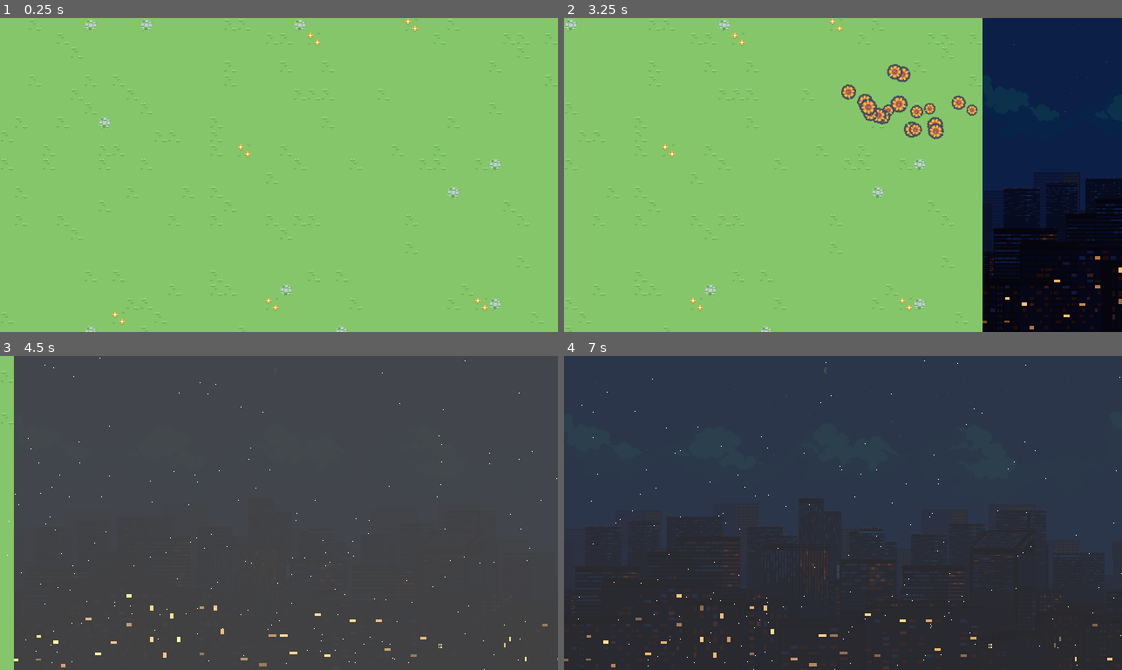
Above: before the commit, frames 1-4 (two rows, left to right).
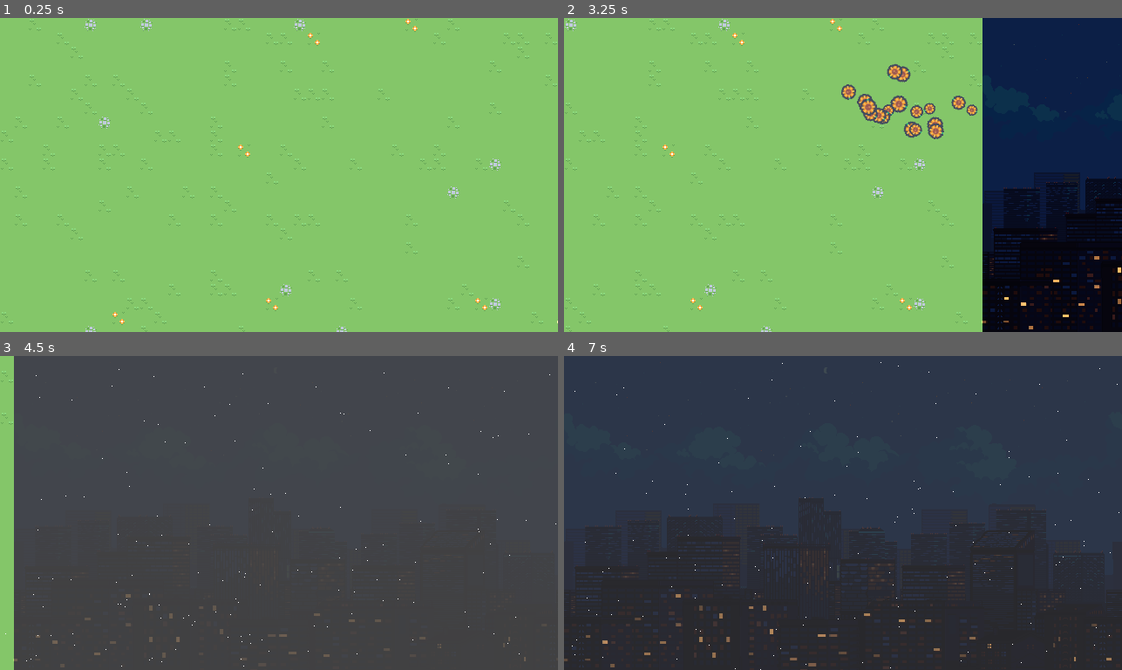
Above: after the commit, the same moments.

Repository: Darkx32/SenseAmbient
Game: Godot game, scene res://scenes/main.tscn
The game is run twice, just before and just after one commit, with the same random seed, the same clock (stepped at 60 frames per second) and the same inputs. Sound files missing from this copy of the repository are replaced by a short silence.
Inputs (mouse positions are in pixels of both pictures, inside the frame that each line leads up to):
- Up to frame 1 (0.25 s): no input
- Up to frame 2 (3.25 s): tap Enter at 0.5 s; move the mouse to (965, 159) at 0.52 s; click (965, 159) at 0.67 s; drag from (731, 190) to (815, 237) at 1.27 s; move the mouse to (898, 105) at 2.02 s; click (898, 105) at 2.17 s; drag from (815, 237) to (675, 127) at 2.77 s
- Up to frame 3 (4.5 s): move the mouse to (446, 560) at 3.52 s; click (446, 560) at 3.67 s; drag from (111, 465) to (195, 434) at 4.27 s
- Up to frame 4 (7 s): move the mouse to (870, 513) at 5.02 s; click (870, 513) at 5.17 s; drag from (759, 434) to (731, 528) at 5.77 s; move the mouse to (965, 497) at 6.52 s; click (965, 497) at 6.67 s

The runs differ from the first frame. In frame 1, less than 0.1% of the frame differs, in the area x 99-100%, y 96-98%; in frame 2, less than 0.1%; in frame 3, 0.5%; in frame 4, 0.5%, in the area x 0-100%, y 1-100%.

Commit message:
fix: background sad screen is unproporcional

Diff:
--- a/scenes/sadScreen.tscn
+++ b/scenes/sadScreen.tscn
@@ -14,9 +14,8 @@
 
 [sub_resource type="ParticleProcessMaterial" id="ParticleProcessMaterial_uwc6k"]
 particle_flag_disable_z = true
-emission_shape_scale = Vector3(1, 220, 1)
 emission_shape = 3
-emission_box_extents = Vector3(360, 1, 1)
+emission_box_extents = Vector3(780, 360, 1)
 direction = Vector3(0.1, 1, 0)
 spread = 5.0
 initial_velocity_min = 300.0
@@ -24,187 +23,193 @@
 gravity = Vector3(0, 0, 0)
 
 [node name="sadScreen" type="Control" unique_id=890553158]
-custom_minimum_size = Vector2(1152, 648)
 layout_mode = 3
-anchors_preset = 0
-offset_right = 1152.0
-offset_bottom = 648.0
+anchors_preset = 15
+anchor_right = 1.0
+anchor_bottom = 1.0
+grow_horizontal = 2
+grow_vertical = 2
 script = ExtResource("1_hoff4")
 
 [node name="Background" type="TextureRect" parent="." unique_id=202964348]
-modulate = Color(0.38549265, 0.38549244, 0.38549256, 1)
+self_modulate = Color(0.38431373, 0.38431373, 0.38431373, 1)
 material = SubResource("ShaderMaterial_ptwqs")
-layout_mode = 0
-offset_right = 640.0
-offset_bottom = 360.0
+propagate_maximum_size = true
+layout_mode = 1
+anchors_preset = 15
+anchor_right = 1.0
+anchor_bottom = 1.0
+grow_horizontal = 2
+grow_vertical = 2
 texture = SubResource("CanvasTexture_ljs3r")
 expand_mode = 1
 
-[node name="Lights" type="Node2D" parent="." unique_id=371084519]
-
-[node name="Light" parent="Lights" unique_id=396407800 instance=ExtResource("3_i6468")]
+[node name="Lights" type="Node2D" parent="Background" unique_id=371084519]
+position = Vector2(-1, 0)
+
+[node name="Light" parent="Background/Lights" unique_id=396407800 instance=ExtResource("3_i6468")]
 position = Vector2(215.58594, 288.50003)
 scale = Vector2(0.07543928, 0.046873692)
 
-[node name="Light2" parent="Lights" unique_id=681895467 instance=ExtResource("3_i6468")]
+[node name="Light2" parent="Background/Lights" unique_id=681895467 instance=ExtResource("3_i6468")]
 position = Vector2(230.79297, 289.25003)
 scale = Vector2(0.06896974, 0.08593629)
 
-[node name="Light3" parent="Lights" unique_id=586801392 instance=ExtResource("3_i6468")]
+[node name="Light3" parent="Background/Lights" unique_id=586801392 instance=ExtResource("3_i6468")]
 position = Vector2(239, 316)
 scale = Vector2(0.06896974, 0.08593629)
 
-[node name="Light4" parent="Lights" unique_id=1527326418 instance=ExtResource("3_i6468")]
+[node name="Light4" parent="Background/Lights" unique_id=1527326418 instance=ExtResource("3_i6468")]
 position = Vector2(215.5, 341.62503)
 scale = Vector2(0.07812468, 0.042968147)
 
-[node name="Light5" parent="Lights" unique_id=1084109561 instance=ExtResource("3_i6468")]
+[node name="Light5" parent="Background/Lights" unique_id=1084109561 instance=ExtResource("3_i6468")]
 position = Vector2(264, 347.3125)
 scale = Vector2(0.12499994, 0.05273393)
 
-[node name="Light6" parent="Lights" unique_id=471435421 instance=ExtResource("3_i6468")]
+[node name="Light6" parent="Background/Lights" unique_id=471435421 instance=ExtResource("3_i6468")]
 position = Vector2(285.5, 354)
 scale = Vector2(0.1406254, 0.05273393)
 
-[node name="Light7" parent="Lights" unique_id=2093278368 instance=ExtResource("3_i6468")]
+[node name="Light7" parent="Background/Lights" unique_id=2093278368 instance=ExtResource("3_i6468")]
 position = Vector2(296.5, 320.5)
 scale = Vector2(0.14062503, 0.04687488)
 
-[node name="Light8" parent="Lights" unique_id=823792770 instance=ExtResource("3_i6468")]
+[node name="Light8" parent="Background/Lights" unique_id=823792770 instance=ExtResource("3_i6468")]
 position = Vector2(310, 320.5)
 scale = Vector2(0.14062503, 0.046874903)
 
-[node name="Light9" parent="Lights" unique_id=1815966579 instance=ExtResource("3_i6468")]
+[node name="Light9" parent="Background/Lights" unique_id=1815966579 instance=ExtResource("3_i6468")]
 position = Vector2(321, 340.5)
 scale = Vector2(0.14062503, 0.046874512)
 
-[node name="Light10" parent="Lights" unique_id=388039280 instance=ExtResource("3_i6468")]
+[node name="Light10" parent="Background/Lights" unique_id=388039280 instance=ExtResource("3_i6468")]
 position = Vector2(359.5, 343.5)
 scale = Vector2(0.10937517, 0.04687425)
 
-[node name="Light11" parent="Lights" unique_id=938139927 instance=ExtResource("3_i6468")]
+[node name="Light11" parent="Background/Lights" unique_id=938139927 instance=ExtResource("3_i6468")]
 position = Vector2(349, 297)
 scale = Vector2(0.10937517, 0.04687425)
 
-[node name="Light12" parent="Lights" unique_id=435309758 instance=ExtResource("3_i6468")]
+[node name="Light12" parent="Background/Lights" unique_id=435309758 instance=ExtResource("3_i6468")]
 position = Vector2(389.00003, 304.00003)
 scale = Vector2(0.10937517, 0.04687425)
 
-[node name="Light13" parent="Lights" unique_id=1443125989 instance=ExtResource("3_i6468")]
+[node name="Light13" parent="Background/Lights" unique_id=1443125989 instance=ExtResource("3_i6468")]
 position = Vector2(419.00003, 304.00003)
 scale = Vector2(0.10937517, 0.04687425)
 
-[node name="Light14" parent="Lights" unique_id=2108778542 instance=ExtResource("3_i6468")]
+[node name="Light14" parent="Background/Lights" unique_id=2108778542 instance=ExtResource("3_i6468")]
 position = Vector2(429.00003, 337.00003)
 scale = Vector2(0.10937517, 0.04687425)
 
-[node name="Light15" parent="Lights" unique_id=80638528 instance=ExtResource("3_i6468")]
+[node name="Light15" parent="Background/Lights" unique_id=80638528 instance=ExtResource("3_i6468")]
 position = Vector2(459.00003, 344.00003)
 scale = Vector2(0.10937517, 0.04687425)
 
-[node name="Light16" parent="Lights" unique_id=1737054682 instance=ExtResource("3_i6468")]
+[node name="Light16" parent="Background/Lights" unique_id=1737054682 instance=ExtResource("3_i6468")]
 position = Vector2(470.00003, 324)
 scale = Vector2(0.10937517, 0.04687425)
 
-[node name="Light17" parent="Lights" unique_id=322565835 instance=ExtResource("3_i6468")]
+[node name="Light17" parent="Background/Lights" unique_id=322565835 instance=ExtResource("3_i6468")]
 position = Vector2(563.25, 331.75)
 scale = Vector2(0.023437656, 0.07031209)
 
-[node name="Light18" parent="Lights" unique_id=1473638124 instance=ExtResource("3_i6468")]
+[node name="Light18" parent="Background/Lights" unique_id=1473638124 instance=ExtResource("3_i6468")]
 position = Vector2(569, 324.625)
 scale = Vector2(0.031250026, 0.082031116)
 
-[node name="Light19" parent="Lights" unique_id=2115888077 instance=ExtResource("3_i6468")]
+[node name="Light19" parent="Background/Lights" unique_id=2115888077 instance=ExtResource("3_i6468")]
 position = Vector2(189.00002, 325)
 scale = Vector2(0.06896974, 0.08593629)
 
-[node name="Light20" parent="Lights" unique_id=1124091236 instance=ExtResource("3_i6468")]
+[node name="Light20" parent="Background/Lights" unique_id=1124091236 instance=ExtResource("3_i6468")]
 position = Vector2(181.00002, 298)
 scale = Vector2(0.06896974, 0.08593629)
 
-[node name="Light21" parent="Lights" unique_id=1439461863 instance=ExtResource("3_i6468")]
+[node name="Light21" parent="Background/Lights" unique_id=1439461863 instance=ExtResource("3_i6468")]
 position = Vector2(158.00002, 289)
 scale = Vector2(0.06896974, 0.08593629)
 
-[node name="Light22" parent="Lights" unique_id=1600893628 instance=ExtResource("3_i6468")]
+[node name="Light22" parent="Background/Lights" unique_id=1600893628 instance=ExtResource("3_i6468")]
 position = Vector2(158, 325)
 scale = Vector2(0.06896974, 0.08593629)
 
-[node name="Light23" parent="Lights" unique_id=1176563476 instance=ExtResource("3_i6468")]
+[node name="Light23" parent="Background/Lights" unique_id=1176563476 instance=ExtResource("3_i6468")]
 position = Vector2(173, 343)
 scale = Vector2(0.06896974, 0.08593629)
 
-[node name="Light24" parent="Lights" unique_id=1802690000 instance=ExtResource("3_i6468")]
+[node name="Light24" parent="Background/Lights" unique_id=1802690000 instance=ExtResource("3_i6468")]
 position = Vector2(131.89648, 308.12503)
 scale = Vector2(0.096984886, 0.058593404)
 
-[node name="Light25" parent="Lights" unique_id=121200597 instance=ExtResource("3_i6468")]
+[node name="Light25" parent="Background/Lights" unique_id=121200597 instance=ExtResource("3_i6468")]
 position = Vector2(132, 275.00003)
 scale = Vector2(0.096984886, 0.058593404)
 
-[node name="Light26" parent="Lights" unique_id=1550660945 instance=ExtResource("3_i6468")]
+[node name="Light26" parent="Background/Lights" unique_id=1550660945 instance=ExtResource("3_i6468")]
 position = Vector2(114.44824, 328.56253)
 scale = Vector2(0.11099243, 0.044921372)
 
-[node name="Light27" parent="Lights" unique_id=221491388 instance=ExtResource("3_i6468")]
+[node name="Light27" parent="Background/Lights" unique_id=221491388 instance=ExtResource("3_i6468")]
 position = Vector2(96.72412, 341.5)
 scale = Vector2(0.102371216, 0.04687481)
 
-[node name="Light28" parent="Lights" unique_id=890060107 instance=ExtResource("3_i6468")]
+[node name="Light28" parent="Background/Lights" unique_id=890060107 instance=ExtResource("3_i6468")]
 position = Vector2(85.36206, 301.5)
 scale = Vector2(0.11368581, 0.046874832)
 
-[node name="Light29" parent="Lights" unique_id=28438086 instance=ExtResource("3_i6468")]
+[node name="Light29" parent="Background/Lights" unique_id=28438086 instance=ExtResource("3_i6468")]
 position = Vector2(48.181026, 328.25)
 scale = Vector2(0.08809291, 0.05468683)
 
-[node name="Light30" parent="Lights" unique_id=1750332320 instance=ExtResource("3_i6468")]
+[node name="Light30" parent="Background/Lights" unique_id=1750332320 instance=ExtResource("3_i6468")]
 position = Vector2(56.590515, 355)
 scale = Vector2(0.07529646, 0.05468683)
 
-[node name="Light31" parent="Lights" unique_id=857981163 instance=ExtResource("3_i6468")]
+[node name="Light31" parent="Background/Lights" unique_id=857981163 instance=ExtResource("3_i6468")]
 position = Vector2(28.295258, 321.625)
 scale = Vector2(0.084523216, 0.042968165)
 
-[node name="Light32" parent="Lights" unique_id=1884607877 instance=ExtResource("3_i6468")]
+[node name="Light32" parent="Background/Lights" unique_id=1884607877 instance=ExtResource("3_i6468")]
 position = Vector2(28, 348)
 scale = Vector2(0.084523216, 0.042968165)
 
-[node name="Light33" parent="Lights" unique_id=1521657277 instance=ExtResource("3_i6468")]
+[node name="Light33" parent="Background/Lights" unique_id=1521657277 instance=ExtResource("3_i6468")]
 position = Vector2(2.647626, 348.3125)
 scale = Vector2(0.073511705, 0.052733954)
 
-[node name="Light34" parent="Lights" unique_id=186835269 instance=ExtResource("3_i6468")]
+[node name="Light34" parent="Background/Lights" unique_id=186835269 instance=ExtResource("3_i6468")]
 position = Vector2(609.25, 308.5)
 scale = Vector2(0.08593668, 0.046875)
 
-[node name="Light35" parent="Lights" unique_id=444722394 instance=ExtResource("3_i6468")]
+[node name="Light35" parent="Background/Lights" unique_id=444722394 instance=ExtResource("3_i6468")]
 position = Vector2(587, 347.5)
 scale = Vector2(0.031250264, 0.07812506)
 
-[node name="Light36" parent="Lights" unique_id=2050204983 instance=ExtResource("3_i6468")]
+[node name="Light36" parent="Background/Lights" unique_id=2050204983 instance=ExtResource("3_i6468")]
 position = Vector2(626, 348.00003)
 scale = Vector2(0.08593668, 0.046875)
 
-[node name="Light37" parent="Lights" unique_id=53234363 instance=ExtResource("3_i6468")]
+[node name="Light37" parent="Background/Lights" unique_id=53234363 instance=ExtResource("3_i6468")]
 position = Vector2(490, 334.125)
 scale = Vector2(0.031249817, 0.027343372)
 
-[node name="Light38" parent="Lights" unique_id=608155634 instance=ExtResource("3_i6468")]
+[node name="Light38" parent="Background/Lights" unique_id=608155634 instance=ExtResource("3_i6468")]
 position = Vector2(490, 331)
 scale = Vector2(0.031249817, 0.027343372)
 
-[node name="Light39" parent="Lights" unique_id=861817097 instance=ExtResource("3_i6468")]
+[node name="Light39" parent="Background/Lights" unique_id=861817097 instance=ExtResource("3_i6468")]
 position = Vector2(487.5, 331.0625)
 scale = Vector2(0.015624909, 0.029296411)
 
-[node name="Light40" parent="Lights" unique_id=35312239 instance=ExtResource("3_i6468")]
+[node name="Light40" parent="Background/Lights" unique_id=35312239 instance=ExtResource("3_i6468")]
 position = Vector2(487.49997, 334)
 scale = Vector2(0.015625386, 0.03125024)
 
 [node name="Rain" type="GPUParticles2D" parent="." unique_id=1699425557]
-position = Vector2(317, 141)
-amount = 500
+position = Vector2(357, 163)
+amount = 1000
 lifetime = 1.5
 process_material = SubResource("ParticleProcessMaterial_uwc6k")
 
--- a/scripts/anxiety_screen.gd
+++ b/scripts/anxiety_screen.gd
@@ -67,3 +67,7 @@
 func clear() -> void:
 	if background.has_method("clear_effects"):
 		background.clear_effects()
+
+	for child in get_children():
+		if child is AudioStreamPlayer:
+			child.queue_free()
--- a/scripts/sad_screen.gd
+++ b/scripts/sad_screen.gd
@@ -4,6 +4,7 @@
 @onready var music: AudioStreamPlayer = $Music
 @onready var rain_sound: AudioStreamPlayer = $RainSound
 @onready var thunder_sound: AudioStreamPlayer = $ThunderSound
+@onready var lights = $Background/Lights
 var flash_duration: float = 0.08
 var max_alpha: float = 1.0
 var original_alpha: float
@@ -11,9 +12,13 @@
 var can_lighting: bool = true
 
 var tween: Tween
+var background_realsize: Vector2 = Vector2(640.0, 360.0)
 
 func _ready() -> void:
 	original_alpha = background.modulate.a
+	background.resized.connect(update_lights)
+
+	update_lights()
 
 func selected(is_selected: bool):
 	if is_selected:
@@ -58,3 +63,7 @@
 	thunder_sound.finished.connect(func():
 		can_lighting = true
 	)
+
+func update_lights():
+	var proporcao = background.size / background_realsize
+	lights.scale = proporcao
